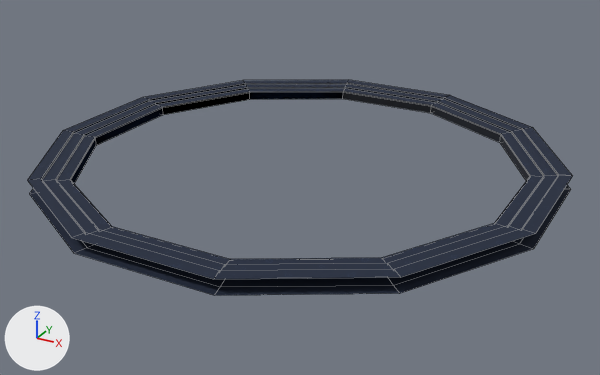
Two versions of the FBX model 모델링 fbx파일/stage05/stage05_stairs/stage05_stairs.FBX, one commit apart.
Before and after are seen from a 50 mm lens placed at (20.8, -37.8, 18.0), pointed at (0.3, -0.6, -0.6). Arrows for +X, +Y and +Z are at lower left; the lights stay in place. Mesh edges are drawn as thin lines. Where no turn or scale is listed for an object, it has been applied to the vertices.
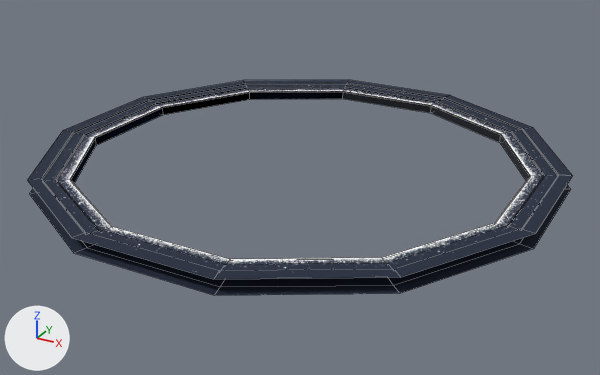
Commit message: stage02 완성

Where the change shows, as pixel boxes (x1, y1, x2, y2) in the pictures (600 x 375 px):
'Object007', surface changed (blue to grey)
    both: (49, 83, 569, 281)

Diff of the bpy script that builds the scene:
```diff
--- a/모델링 fbx파일/stage05/stage05_stairs/stage05_stairs.FBX.py
+++ b/모델링 fbx파일/stage05/stage05_stairs/stage05_stairs.FBX.py
@@ img_stage05_stairsm_png @@
+img_stage05_stairsm_png = load_image('stage05_stairsm.png', 'stage05_stairsm.png', 1024, 1024, 'sRGB')
@@ mat_01___default @@
 mat_01___default = principled_material('01 - Default')
-mat_01___default.texture = img_stage02_stairsm_png
+mat_01___default.texture = img_stage05_stairsm_png  # with its transparency
 mat_01___default.roughness = 0.859
```
